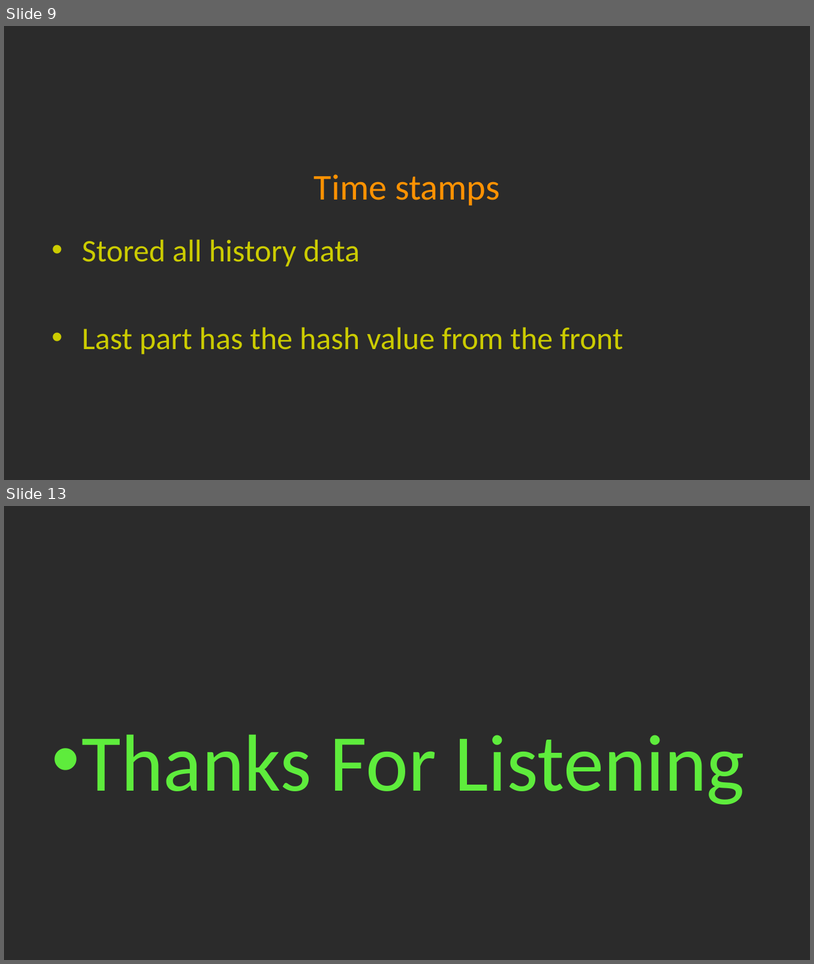
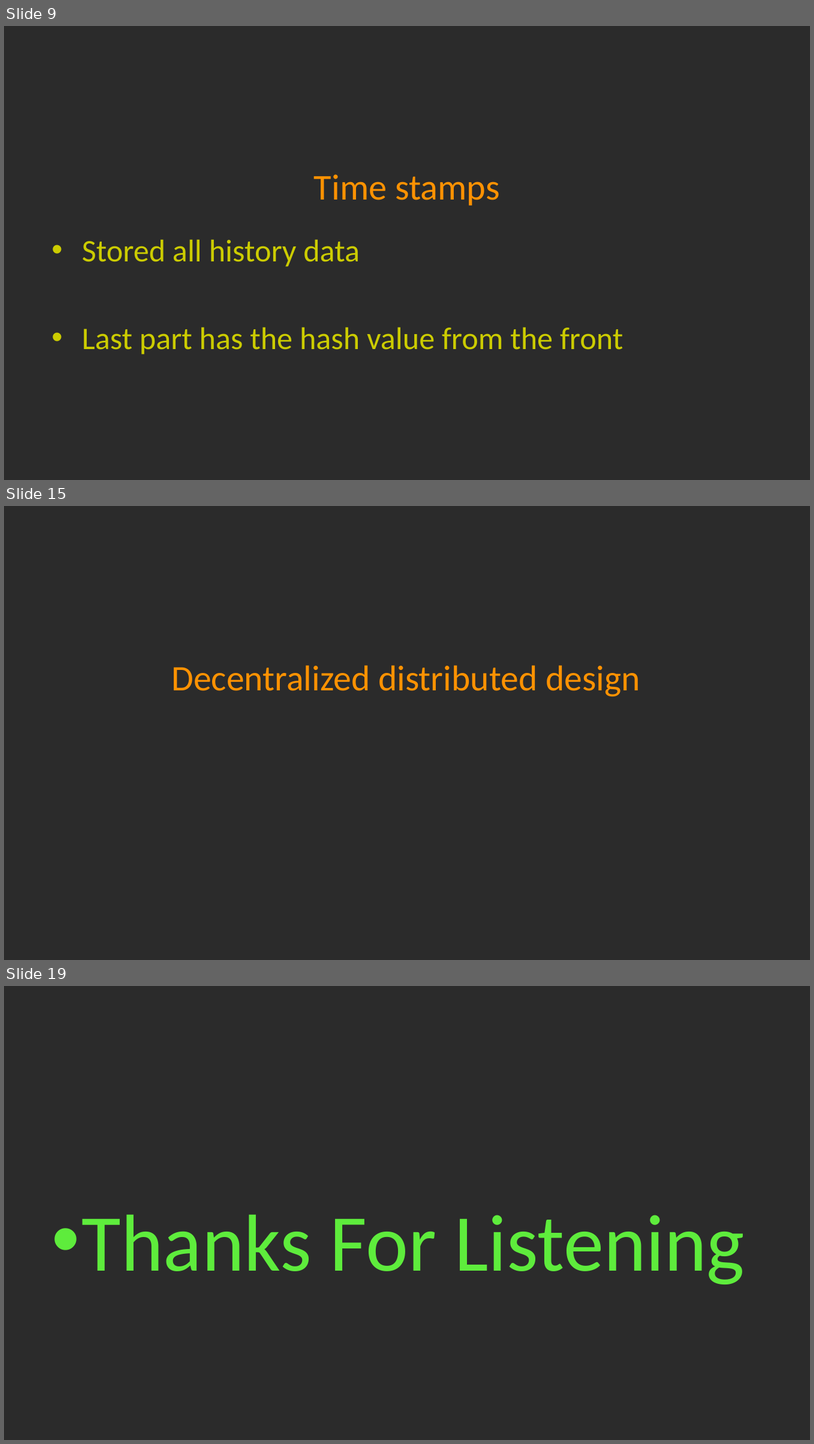
Before and after one commit to LeafLu0315/Presentation, a slide deck: blockchain.pptx. Shown one above the other, each under a label of ours: slides 9 and 13 before the commit, slides 9, 15 and 19 after it; the slides between them are not shown. The pictures are 814x964 and 814x1444 pixels, drawn with LibreOffice and Linux fonts; fonts in the diff are those of the drawing; background and template pictures are left out; a plain dark background stands for a picture behind light text. Boxes give left, top, right and bottom in pixels: in the first picture for what was removed or moved away, otherwise in the second. Text is boxed around its words. In the diff, an @@ line names an element or a change of style, - is before the commit and + after.

```diff
--- a/blockchain.pptx
+++ b/blockchain.pptx
@@ slide 15 added at bbox=[4, 506, 810, 960], background picture (left out) @@
@@ title added at bbox=[172, 665, 641, 697], 32 pt, text #FE9202 @@
+Decentralized distributed design
@@ what was slide 13 is now slide 19 @@
```
Also in this commit, not shown: 6 slides changed, 5 other slides added.
